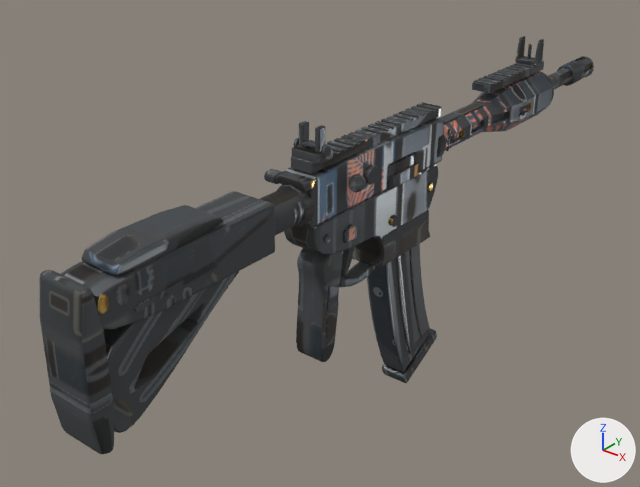
The glTF model public/models/arsenal/m4.glb, before and after one commit.
Both versions are drawn from a 50 mm camera at (0.458, -0.617, 0.37) aimed at (-0.067, 0.04, -0.037). Lighting does not change. The marker at lower right points along +X, +Y and +Z. The first picture is the older version. Where no turn or scale is listed for an object, it has been applied to the vertices. Vertices at exactly the same position are counted once.

Names of what the first picture shows: 'm4_body', 'm4_bolt_mesh', 'm4_mag_mesh' and 2 more.
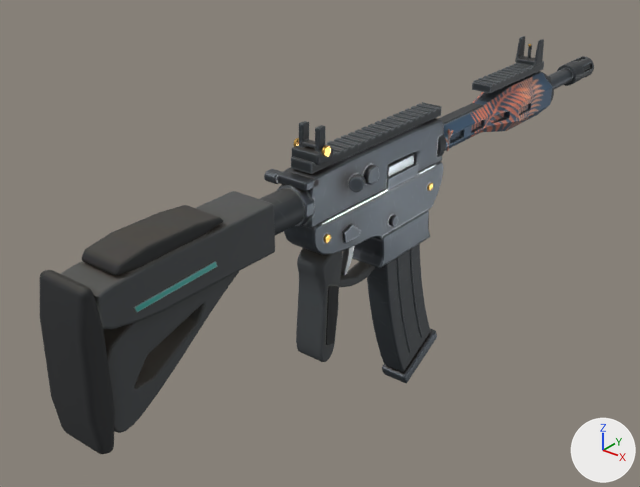
Patch to the scene script:
```diff
--- a/public/models/arsenal/m4.glb.py
+++ b/public/models/arsenal/m4.glb.py
@@ me_m4_body @@
 me_m4_body.from_pydata(...)  # 9431 vertices, 18662 faces; spans x -0.033..0.033, y -0.425..0.425, z -0.117..0.117
 # used by ob_m4_body; location = (0.0064, 0.0987, 0.0145)
+# me_m4_body part 1: 1493 of 9431 vertices moved; they spanned x -0.033..0.02, y -0.069..0.273, z -0.022..0.112 and now span x -0.033..0.02, y -0.069..0.273, z -0.022..0.112; mean shift (0.0, 0.0, 0.0); largest move (0.004, 0.273, 0.074) -> (-0.001, 0.036, 0.064)
+# me_m4_body part 2: 15580 kept faces spanning x -0.033..0.033, y -0.425..0.425, z -0.117..0.117 get new texture (UV) coordinates
 me_m4_body.materials.append(mat_m4_mat)
@@ me_bolt_carrier_001 @@
 me_bolt_carrier_001.from_pydata(...)  # 56 vertices, 108 faces; spans x -0.004..0.004, y -0.023..0.023, z -0.006..0.006
 # used by ob_m4_bolt_mesh; location = (0.012, 0.062, 0.063)
+# me_bolt_carrier_001 part 3: texture (UV) coordinates of 108 of 108 faces, centred in x -0.004..0.004, y -0.023..0.023, z -0.006..0.006, changed; they spanned u 0.13..0.81, v 0.32..0.97 and now span u 0.32..0.97, v 0.1..0.97
 me_bolt_carrier_001.materials.append(mat_m4_mat)
```

Changed parts and their boxes (x1, y1, x2, y2) in the pictures (640 x 487 px; the box of a moved part takes in the faces that stretch with it):
part 1 of me_m4_body, moved or reshaped: (372, 44, 552, 240) in both
part 2 of me_m4_body, surface changed: (40, 36, 594, 453) in both
part 3 of me_bolt_carrier_001, surface changed (black to white): (387, 153, 414, 178) in both
